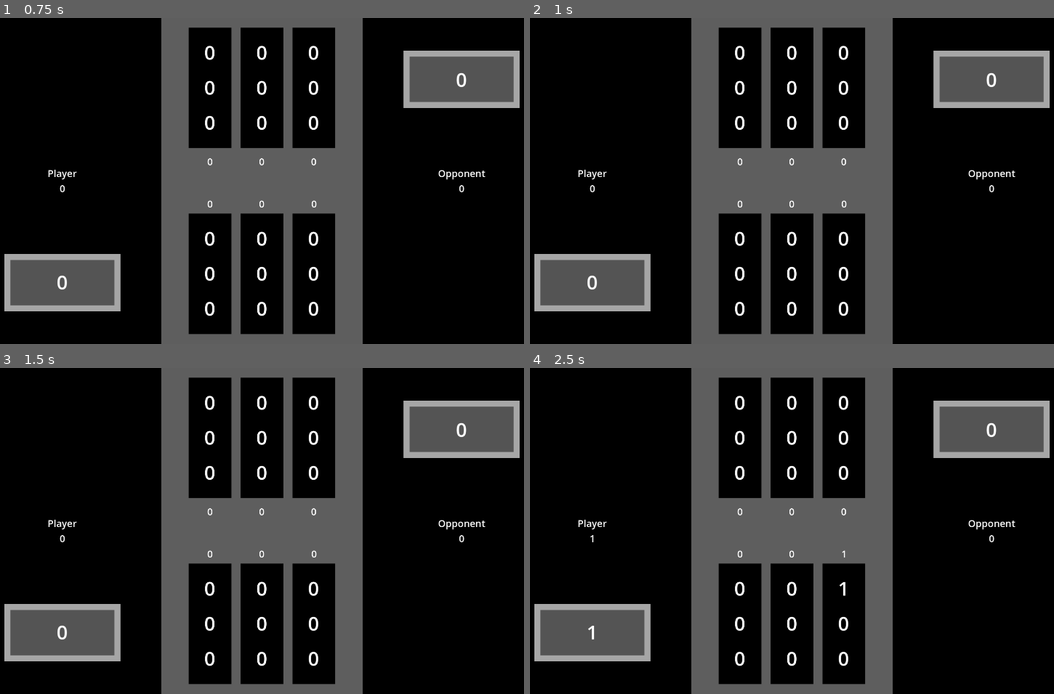
Above: before the commit, frames 1-4 (two rows, left to right).
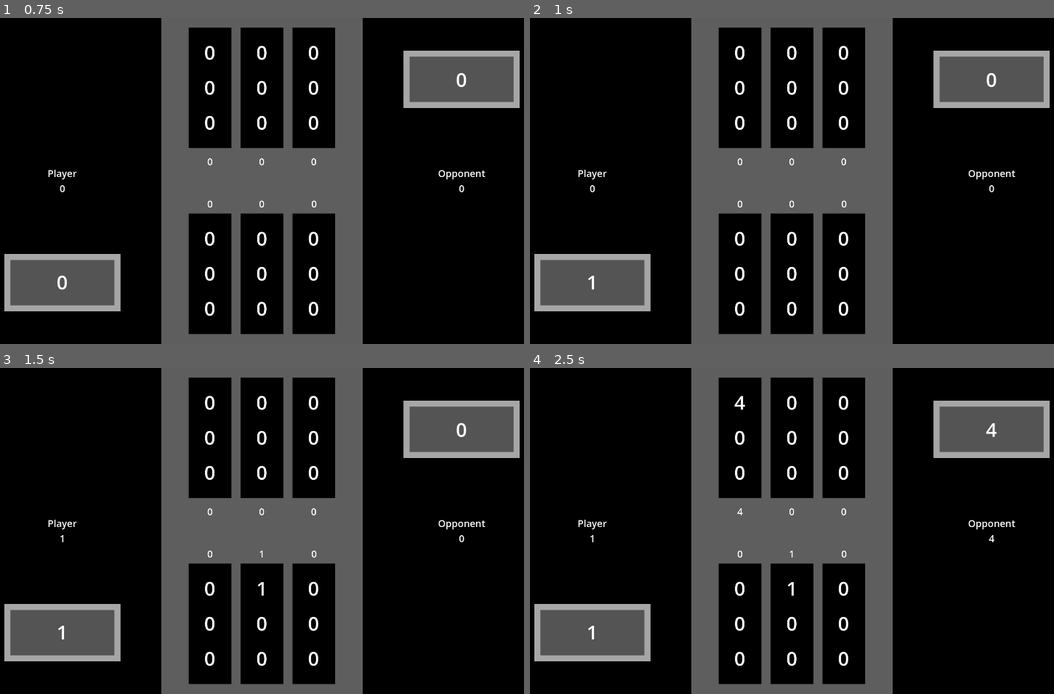
Above: after the commit, the same moments.

Repository: kimalysha93/knucklebones
Game: Godot game, scene res://knucklebones.tscn
Same seed, same stepped clock (60 frames per second), same inputs: the game is played once before the commit and once after it.
Inputs (mouse positions are in pixels of both pictures, inside the frame that each line leads up to):
- Up to frame 1 (0.75 s): tap Enter at 0.5 s; move the mouse to (209, 272) at 0.52 s; click (209, 272) at 0.67 s
- Up to frame 2 (1 s): no input
- Up to frame 3 (1.5 s): tap Space at 1.25 s; move the mouse to (262, 622) at 1.27 s; click (262, 622) at 1.42 s
- Up to frame 4 (2.5 s): tap Enter at 2 s; move the mouse to (844, 622) at 2.02 s; click (844, 622) at 2.17 s

Frame 1 is identical in both runs. In frame 2, less than 0.1% of the frame differs, in the area x 10-13%, y 79-84%; in frame 3, 0.1%; in frame 4, 0.3%, in the area x 38-90%, y 8-70%.

Commit message:
dice removal and shift

Diff:
--- a/scripts/game_manager.gd
+++ b/scripts/game_manager.gd
@@ -80,6 +80,31 @@
 		player_turn()
 	else:
 		opp_turn()
+
+# rolls the dice for player
+func player_roll():
+	dice_roll = int(floor(rng.randf_range(1,7)))
+	# dice_roll = int(floor(rng.randf_range(1,3)))
+	# instead of changing text, would change sprite here
+	player_dice_roll.text = str(dice_roll)
+	# return dice_roll
+
+# rolls the dice for opponent
+func opp_roll():
+	dice_roll = int(floor(rng.randf_range(1,7)))
+	# dice_roll = int(floor(rng.randf_range(1,3)))
+	# instead of changing text, would change sprite here
+	opp_dice_roll.text = str(dice_roll)
+	# return dice_roll
+
+func player_turn():
+	# start dice rolling animation here
+	await get_tree().create_timer(1).timeout
+	player_roll()
+	player_input = true # set to true when player can go
+
+	# wait for player input to select column
+	# _on_player_column_0_input_event function
 
 # update player grid
 func update_player_board():
@@ -153,31 +178,34 @@
 	return col_total
 
 
-# rolls the dice for player
-func player_roll():
-	dice_roll = int(floor(rng.randf_range(1,7)))
-	# instead of changing text, would change sprite here
-	player_dice_roll.text = str(dice_roll)
-	# return dice_roll
-
-# rolls the dice for opponent
-func opp_roll():
-	dice_roll = int(floor(rng.randf_range(1,7)))
-	# instead of changing text, would change sprite here
-	opp_dice_roll.text = str(dice_roll)
-	# return dice_roll
-
-
-func player_turn():
-	# start dice rolling animation here
-	await get_tree().create_timer(1.5).timeout
-	player_roll()
-	player_input = true # set to true when player can go
-
-	# wait for player input to select column
-	# _on_player_column_0_input_event function
-
-
+# im hard-coding this idc :skull:
+func shift_up(grid, col):
+	# if first and second are 0, swap first with end
+	# 001
+	if grid[0][col] == 0 && grid[1][col] == 0 && grid[2][col] > 0:
+		grid[0][col] = grid[2][col]
+		grid[2][col] = 0
+
+	# if first is zero, second is not zero, and third is zero, swap first and second
+	# 010
+	if grid[0][col] == 0 && grid[1][col] > 0 && grid[2][col] == 0:
+		grid[0][col] = grid[1][col]
+		grid[1][col] = 0
+
+	# if first is zero, second is not zero, and third is not zero, SHIFT zero to end
+	# 011
+	if grid[0][col] == 0 && grid[1][col] > 0 && grid[2][col] > 0:
+		grid[0][col] = grid[1][col]
+		grid[1][col] = grid[2][col]
+		grid[2][col] = 0
+
+	# if first is not zero, second is zero, and third is not zero, swap second with third
+	# 101
+	if grid[0][col] > 0 && grid[1][col] == 0 && grid[2][col] > 0:
+		grid[1][col] = grid[2][col]
+		grid[2][col] = 0
+
+	return grid
 
 func _on_player_column_0_input_event(viewport: Node, event: InputEvent, shape_idx: int) -> void:
 	if player_input && event.is_pressed():
@@ -194,6 +222,11 @@
 		if available:
 
 			# function for eliminating dice on opponent side
+			for i in range(3):
+				if opp_grid[i][0] == dice_roll:
+					opp_grid[i][0] = 0
+			# shift up function
+			opp_grid = shift_up(opp_grid, 0)
 
 			update_all()
 			# if board is not full, continue playing
@@ -218,7 +251,11 @@
 		if available:
 
 			# function for eliminating dice on opponent side
-
+			for i in range(3):
+				if opp_grid[i][1] == dice_roll:
+					opp_grid[i][1] = 0
+			# shift up function
+			opp_grid = shift_up(opp_grid, 1)
 			update_all()
 			# if board is not full, continue playing
 				# set player_input to false so player can't click anymore
@@ -242,6 +279,11 @@
 		if available:
 
 			# function for eliminating dice on opponent side
+			for i in range(3):
+				if opp_grid[i][2] == dice_roll:
+					opp_grid[i][2] = 0
+			# shift up function
+			opp_grid = shift_up(opp_grid, 2)
 
 			update_all()
 			# if board is not full, continue playing
@@ -253,7 +295,7 @@
 
 func opp_turn():
 	# start dice rolling animation here
-	await get_tree().create_timer(1.5).timeout
+	await get_tree().create_timer(1).timeout
 	opp_roll()
 
 	var broke = false
@@ -263,18 +305,25 @@
 		for j in range(3):
 			if opp_grid[i][j] == 0:
 				opp_grid[i][j] = dice_roll
+
+				# function for eliminating dice on player side
+				for k in range(3):
+					if player_grid[k][j] == dice_roll:
+						player_grid[k][j] = 0
+
+				# shift up function
+				player_grid = shift_up(player_grid, j)
+				# used to break out of nested for loop
 				broke = true
 				break
 		if broke:
 			break
 
-	# function for eliminating dice on opponent side
-
 	# calculate and update column score and total score
 	update_all()
 
 	# if board is not full, continue playing
 	player_turn()
-	# otehrwise, end game and declare winner
+	# otherwise, end game and declare winner
 
 # update player grid
